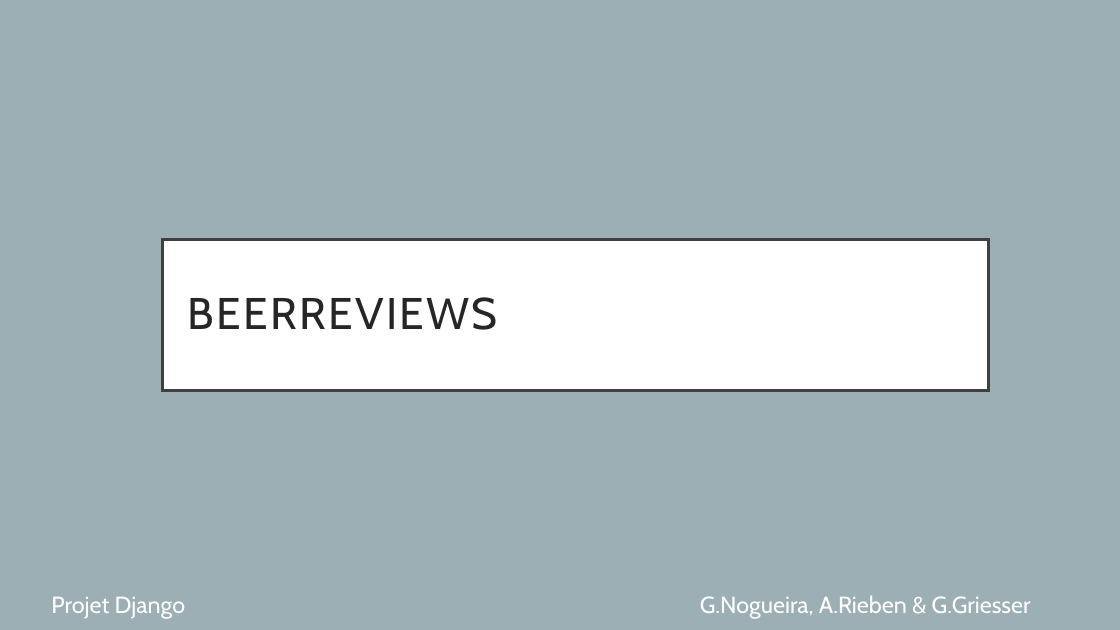
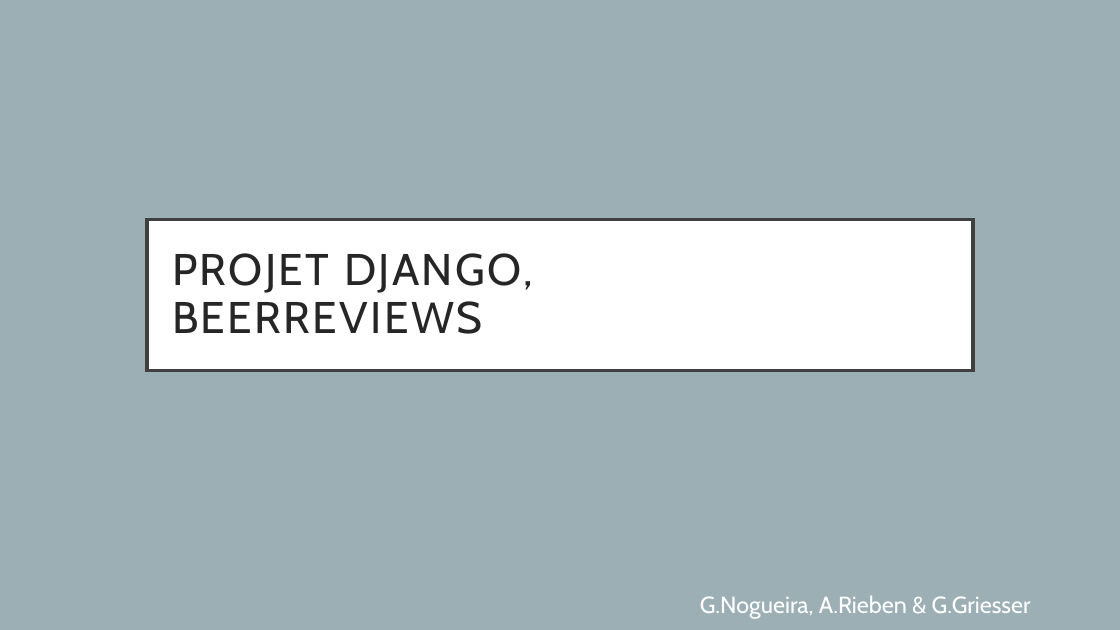
Before and after one commit to HE-Arc/BeerReviews, a slide deck: slide 1 of documents/PresentationBeerReview.pptx. Drawn at 1120x630 pixels with LibreOffice and Linux fonts; fonts in the diff are those of the drawing. Boxes give left, top, right and bottom in pixels: in the first picture for what was removed or moved away, otherwise in the second. Text is boxed around its words. In the diff, an @@ line names an element or a change of style, - is before the commit and + after.

```diff
--- a/documents/PresentationBeerReview.pptx
+++ b/documents/PresentationBeerReview.pptx
@@ title "PROJET DJANGO, BEERREVIEWS": place and size @@
-title "PROJET DJANGO, BEERREVIEWS" at <box>162,239,988,391</box>
+title "PROJET DJANGO, BEERREVIEWS" at <box>147,219,973,371</box>
@@ title at <box>172,253,533,334</box>: text changed @@
-BEERREVIEWS
+PROJET DJANGO,
+BEERREVIEWS
@@ text removed at <box>51,597,186,619</box> @@
-Projet Django
```
Also in this commit, not shown: 2 other slides changed, 1 other file.
